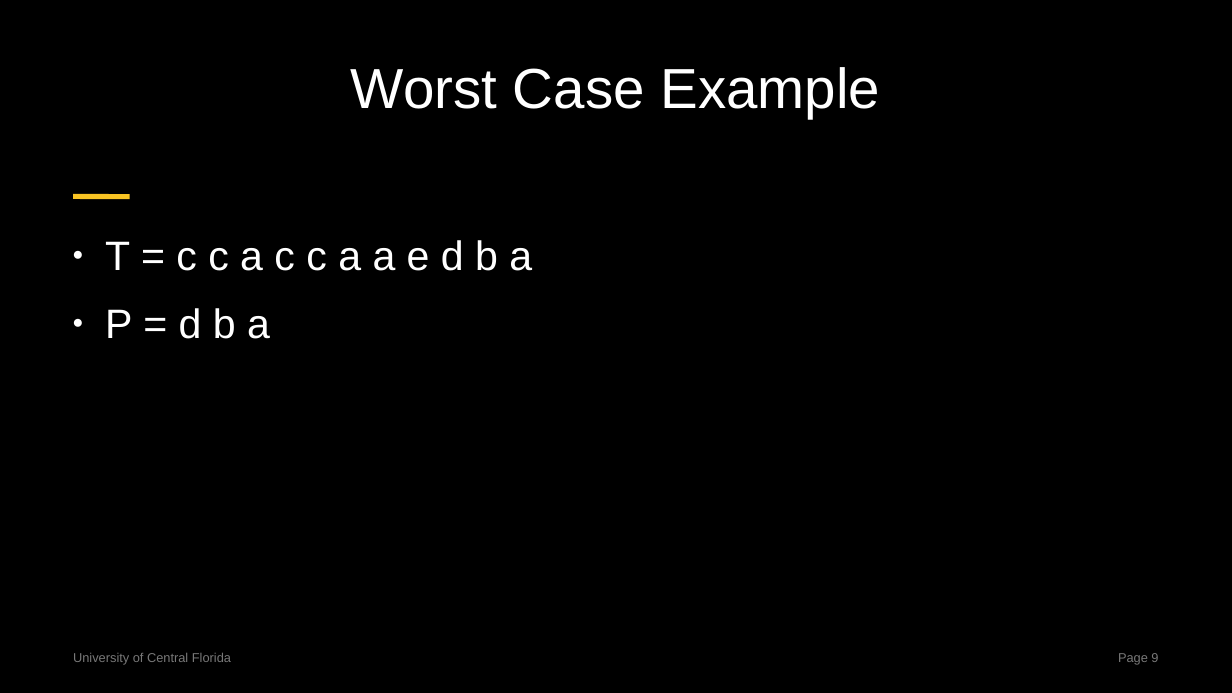
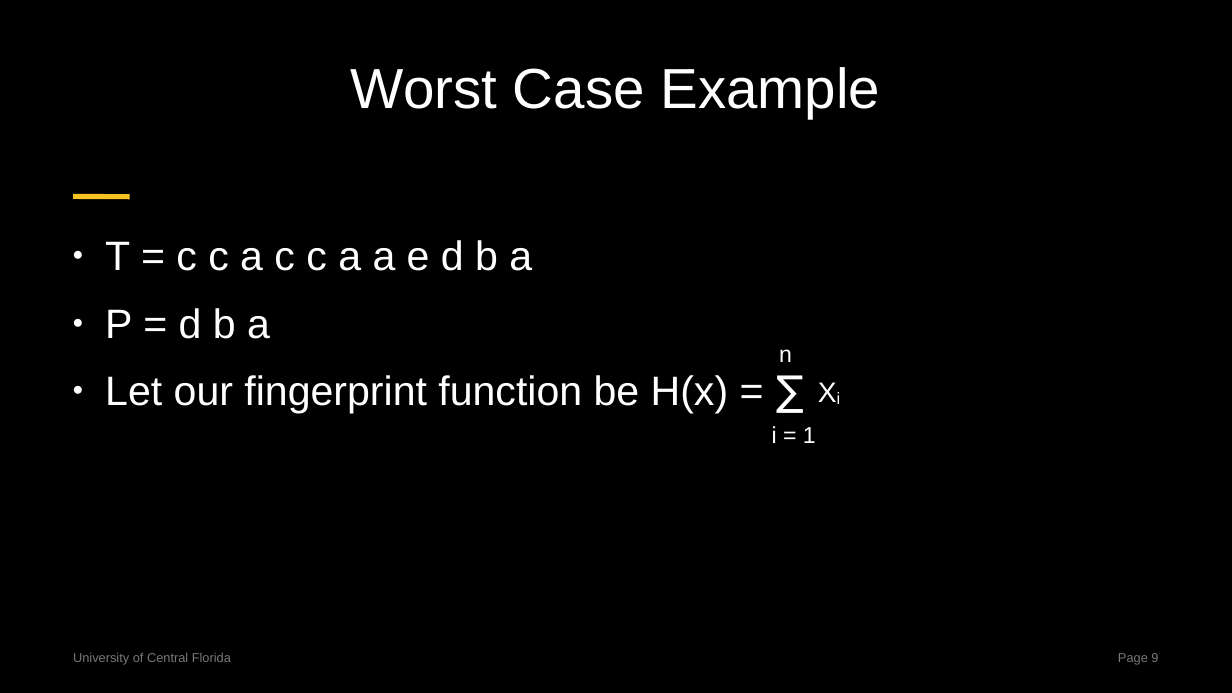
Before and after one commit to centuryhopper/Fall2022CourseContents, a slide deck: slide 9 of CAP6515/paper_presentation_files/rabin-karp-presentation.pptx. Drawn at 1232x693 pixels with LibreOffice and Linux fonts; fonts in the diff are those of the drawing. Boxes give left, top, right and bottom in pixels: in the first picture for what was removed or moved away, otherwise in the second. Text is boxed around its words. In the diff, an @@ line names an element or a change of style, - is before the commit and + after.

```diff
--- a/CAP6515/paper_presentation_files/rabin-karp-presentation.pptx
+++ b/CAP6515/paper_presentation_files/rabin-karp-presentation.pptx
@@ text added at [779, 349, 792, 362], 18 pt, text #FFFFFF @@
+n
@@ text at [105, 375, 729, 413]: paragraph added @@
+● Let our fingerprint function be H(x) = ∑
@@ text added at [809, 370, 878, 410], 22 pt, text #FFFFFF @@
+Xi
@@ text added at [772, 426, 816, 443], 18 pt, text #FFFFFF @@
+i = 1
```
Also in this commit, not shown: 4 other slides changed, 5 slides added.
